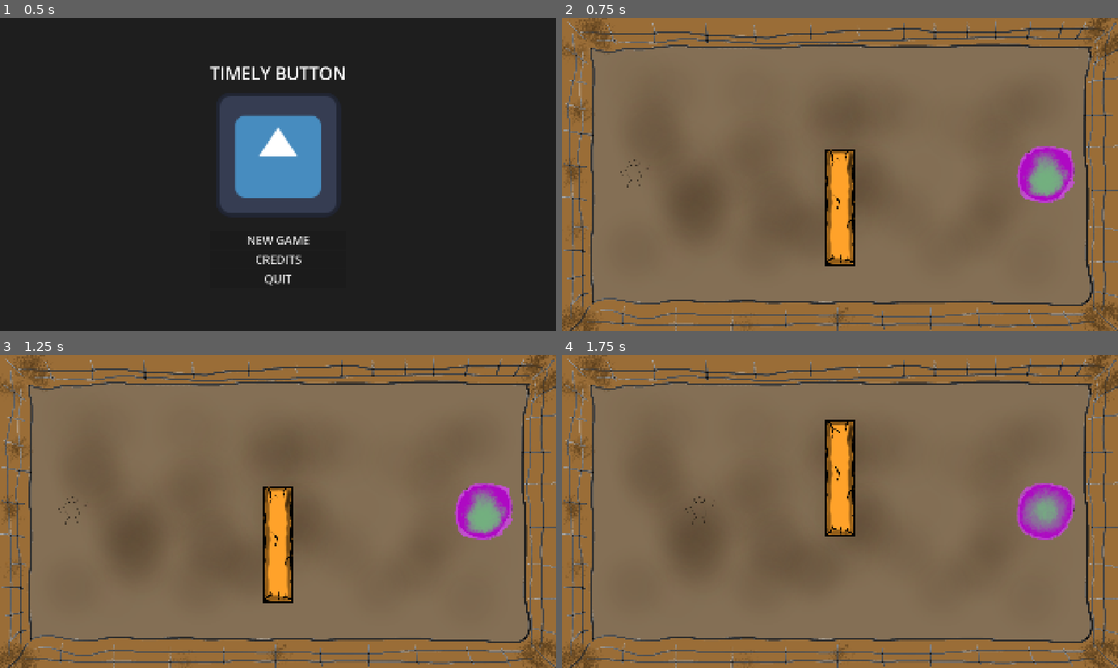
Above: before the commit, frames 1-4 (two rows, left to right).
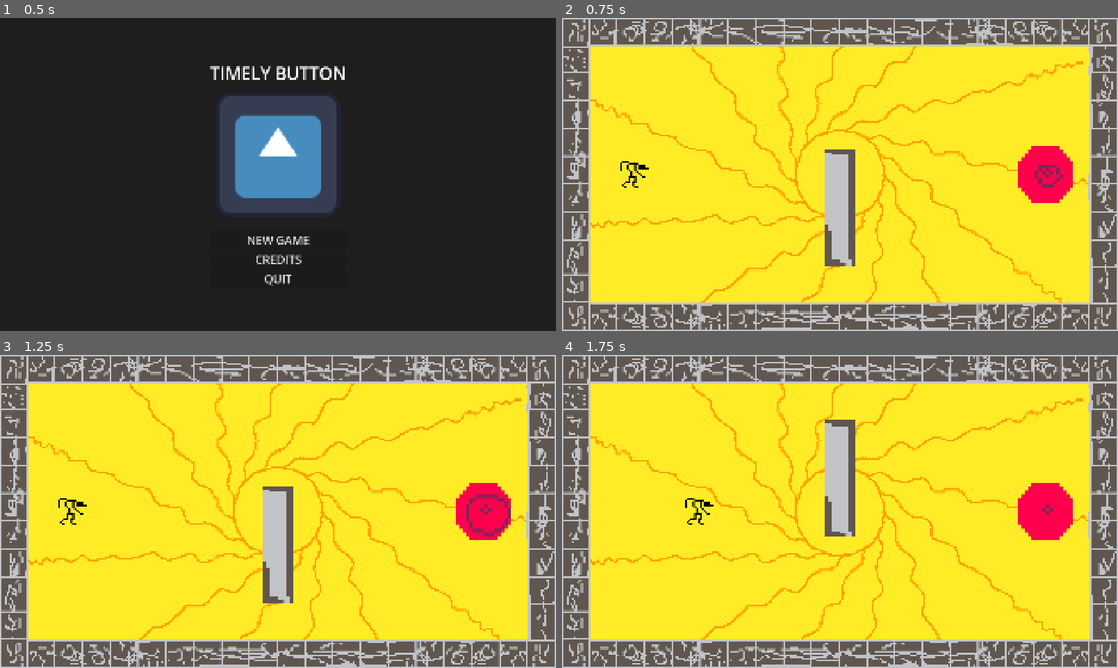
Above: after the commit, the same moments.

Repository: LucaFhorus/timely-cube-reloaded
Game: Godot game, scene res://scenes/menu.tscn
Same seed, same stepped clock (60 frames per second), same inputs: the game is played once before the commit and once after it. The engine's default icon, where the game draws it, is replaced by a stand-in: a white triangle on a blue panel in a dark square. Sound files missing from this copy of the repository are replaced by a short silence.
Inputs (mouse positions are in pixels of both pictures, inside the frame that each line leads up to):
- Up to frame 1 (0.5 s): no input
- Up to frame 2 (0.75 s): click "NEW GAME" at 0.5 s
- Up to frame 3 (1.25 s): no input
- Up to frame 4 (1.75 s): move the mouse to (962, 495) at 1.27 s; hold D (MOVE_RIGHT) from 1.28 s (still down); hold E (STOP_TIME) from 1.28 s (still down)

Frame 1 is identical in both runs. In frame 2, 99% of the frame differs, in the area x 0-100%, y 0-100%; in frame 3, 99%; in frame 4, 99%.

Commit message:
updated pixel art

Diff:
--- a/scenes/game.tscn
+++ b/scenes/game.tscn
@@ -2,7 +2,7 @@
 
 [ext_resource type="Script" uid="uid://bsf4fwo4y40n4" path="res://scripts/game.gd" id="1_lnu2h"]
 [ext_resource type="PackedScene" uid="uid://dhdapp6lw0qhw" path="res://scenes/player.tscn" id="1_uwrxv"]
-[ext_resource type="Texture2D" uid="uid://bcjjgh0xcd4vl" path="res://art/background_arena_small.png" id="2_dinhu"]
+[ext_resource type="Texture2D" uid="uid://bc12h4cj0d1lh" path="res://art/background.png" id="2_dinhu"]
 [ext_resource type="PackedScene" uid="uid://dlgitg3axnrek" path="res://scenes/platform.tscn" id="2_yqjtg"]
 [ext_resource type="AudioStream" uid="uid://fy4xe3k0kt8x" path="res://audio/sfx/zaowlrd.mp3" id="4_lbhrr"]
 [ext_resource type="AudioStream" uid="uid://xegf661hdd1r" path="res://audio/sfx/star-platinum-za-warudo-star-platinum-the-world-time-resume_Vr8OMdD.mp3" id="5_iywne"]
--- a/scenes/platform.tscn
+++ b/scenes/platform.tscn
@@ -1,7 +1,7 @@
 [gd_scene format=3 uid="uid://dlgitg3axnrek"]
 
 [ext_resource type="Script" uid="uid://b2qlm527dv2d6" path="res://scripts/platform.gd" id="1_ba0x2"]
-[ext_resource type="Texture2D" uid="uid://lp2753foy1vm" path="res://art/platform_paint.png" id="2_nlgqw"]
+[ext_resource type="Texture2D" uid="uid://dvh0qrrjsk7gp" path="res://art/platform_big.png" id="2_nlgqw"]
 
 [sub_resource type="RectangleShape2D" id="RectangleShape2D_v4t87"]
 size = Vector2(100, 400)
--- a/scenes/player.tscn
+++ b/scenes/player.tscn
@@ -2,7 +2,8 @@
 
 [ext_resource type="Script" uid="uid://j7jdln5m70wa" path="res://scripts/player.gd" id="1_3vyb7"]
 [ext_resource type="AudioStream" uid="uid://dtlyicpt4y72g" path="res://audio/sfx/lego-yoda-death-sound-effect.mp3" id="2_g2els"]
-[ext_resource type="Texture2D" uid="uid://b55wtcr1jjg8v" path="res://art/stickman_spritesheet_transparent.png" id="3_qhqgy"]
+[ext_resource type="Texture2D" uid="uid://cquyrwmwj0y5w" path="res://art/character_1_walk_1.png" id="3_dqkch"]
+[ext_resource type="Texture2D" uid="uid://0jyrgjg1v760" path="res://art/character_1_walk_2.png" id="4_qlg0r"]
 
 [sub_resource type="RectangleShape2D" id="RectangleShape2D_u8vuu"]
 size = Vector2(100, 100)
@@ -10,36 +11,14 @@
 [sub_resource type="BoxMesh" id="BoxMesh_u8vuu"]
 size = Vector3(100, 100, 1)
 
-[sub_resource type="AtlasTexture" id="AtlasTexture_dqkch"]
-atlas = ExtResource("3_qhqgy")
-region = Rect2(0, 0, 128, 128)
-
-[sub_resource type="AtlasTexture" id="AtlasTexture_qlg0r"]
-atlas = ExtResource("3_qhqgy")
-region = Rect2(128, 0, 128, 128)
-
-[sub_resource type="AtlasTexture" id="AtlasTexture_tuyoq"]
-atlas = ExtResource("3_qhqgy")
-region = Rect2(0, 128, 128, 128)
-
-[sub_resource type="AtlasTexture" id="AtlasTexture_fjrip"]
-atlas = ExtResource("3_qhqgy")
-region = Rect2(128, 128, 128, 128)
-
 [sub_resource type="SpriteFrames" id="SpriteFrames_smehm"]
 animations = [{
 "frames": [{
 "duration": 1.0,
-"texture": SubResource("AtlasTexture_dqkch")
+"texture": ExtResource("3_dqkch")
 }, {
 "duration": 1.0,
-"texture": SubResource("AtlasTexture_qlg0r")
-}, {
-"duration": 1.0,
-"texture": SubResource("AtlasTexture_tuyoq")
-}, {
-"duration": 1.0,
-"texture": SubResource("AtlasTexture_fjrip")
+"texture": ExtResource("4_qlg0r")
 }],
 "loop": true,
 "name": &"walk",
@@ -79,5 +58,4 @@
 [node name="AnimatedSprite2D" type="AnimatedSprite2D" parent="." unique_id=1762772531]
 sprite_frames = SubResource("SpriteFrames_smehm")
 animation = &"walk"
-frame = 1
-frame_progress = 0.7309929
+frame_progress = 0.041489746
--- a/scenes/prize.tscn
+++ b/scenes/prize.tscn
@@ -1,7 +1,11 @@
 [gd_scene format=3 uid="uid://b61w1i0ygocav"]
 
-[ext_resource type="Texture2D" uid="uid://cdvfxsfhat12c" path="res://art/prize_paint.png" id="1_tcqfb"]
-[ext_resource type="Texture2D" uid="uid://b4tagnk4jyjrx" path="res://art/prize_paint_2.png" id="2_aqsxr"]
+[ext_resource type="Texture2D" uid="uid://c1ixjb70u7hts" path="res://art/prize_glow_1.png" id="1_et5nu"]
+[ext_resource type="Texture2D" uid="uid://cpu4y4pan5ur1" path="res://art/prize_glow_2.png" id="2_vs2ru"]
+[ext_resource type="Texture2D" uid="uid://181232ixmrsn" path="res://art/prize_glow_3.png" id="3_eee85"]
+[ext_resource type="Texture2D" uid="uid://b3qxewn56ps8m" path="res://art/prize_glow_4.png" id="4_yw6r6"]
+[ext_resource type="Texture2D" uid="uid://dn777uuufdi7f" path="res://art/prize_glow_5.png" id="5_clfnl"]
+[ext_resource type="Texture2D" uid="uid://by24eblgqpbdi" path="res://art/prize_glow_6.png" id="6_l3t1c"]
 
 [sub_resource type="CircleShape2D" id="CircleShape2D_xw4nr"]
 radius = 100.0
@@ -10,10 +14,22 @@
 animations = [{
 "frames": [{
 "duration": 1.0,
-"texture": ExtResource("1_tcqfb")
+"texture": ExtResource("1_et5nu")
 }, {
 "duration": 1.0,
-"texture": ExtResource("2_aqsxr")
+"texture": ExtResource("2_vs2ru")
+}, {
+"duration": 1.0,
+"texture": ExtResource("3_eee85")
+}, {
+"duration": 1.0,
+"texture": ExtResource("4_yw6r6")
+}, {
+"duration": 1.0,
+"texture": ExtResource("5_clfnl")
+}, {
+"duration": 1.0,
+"texture": ExtResource("6_l3t1c")
 }],
 "loop": true,
 "name": &"default",
@@ -43,6 +59,7 @@
 text = "PRIZE"
 
 [node name="AnimatedSprite2D" type="AnimatedSprite2D" parent="." unique_id=202172913]
+scale = Vector2(2, 2)
 sprite_frames = SubResource("SpriteFrames_8lf8u")
 autoplay = "default"
-frame_progress = 0.60870796
+frame_progress = 0.47085047
Binary file added: art/background.png
Not shown, added: art/background.png.import
Binary file added: art/character_1_walk_1.png
Not shown, added: art/character_1_walk_1.png.import
Binary file added: art/character_1_walk_2.png
Not shown, added: art/character_1_walk_2.png.import
Binary file added: art/platform.png
Not shown, added: art/platform.png.import
Binary file added: art/platform_big.png
Not shown, added: art/platform_big.png.import
Binary file added: art/prize_glow_1.png
Not shown, added: art/prize_glow_1.png.import
(and 11 more such lines)
